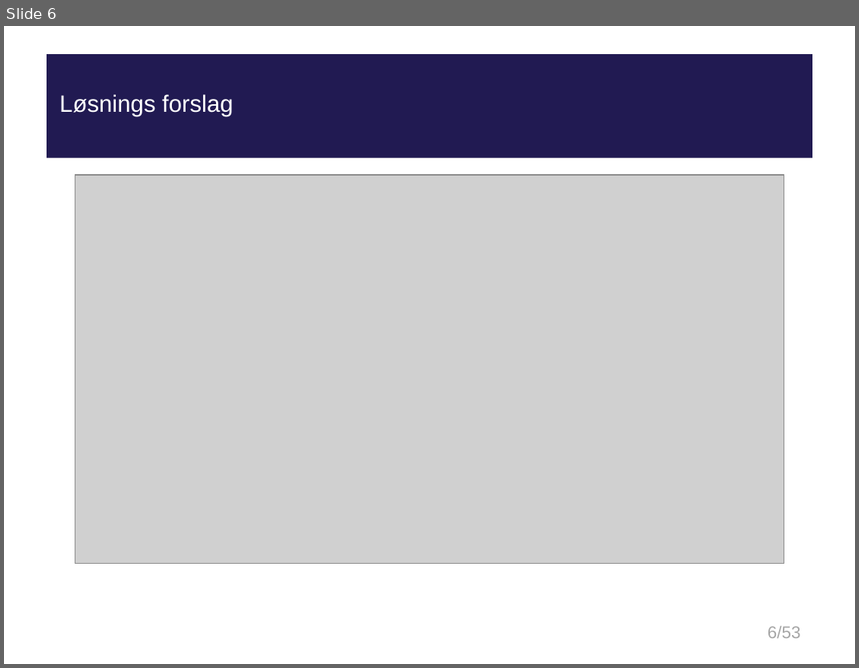
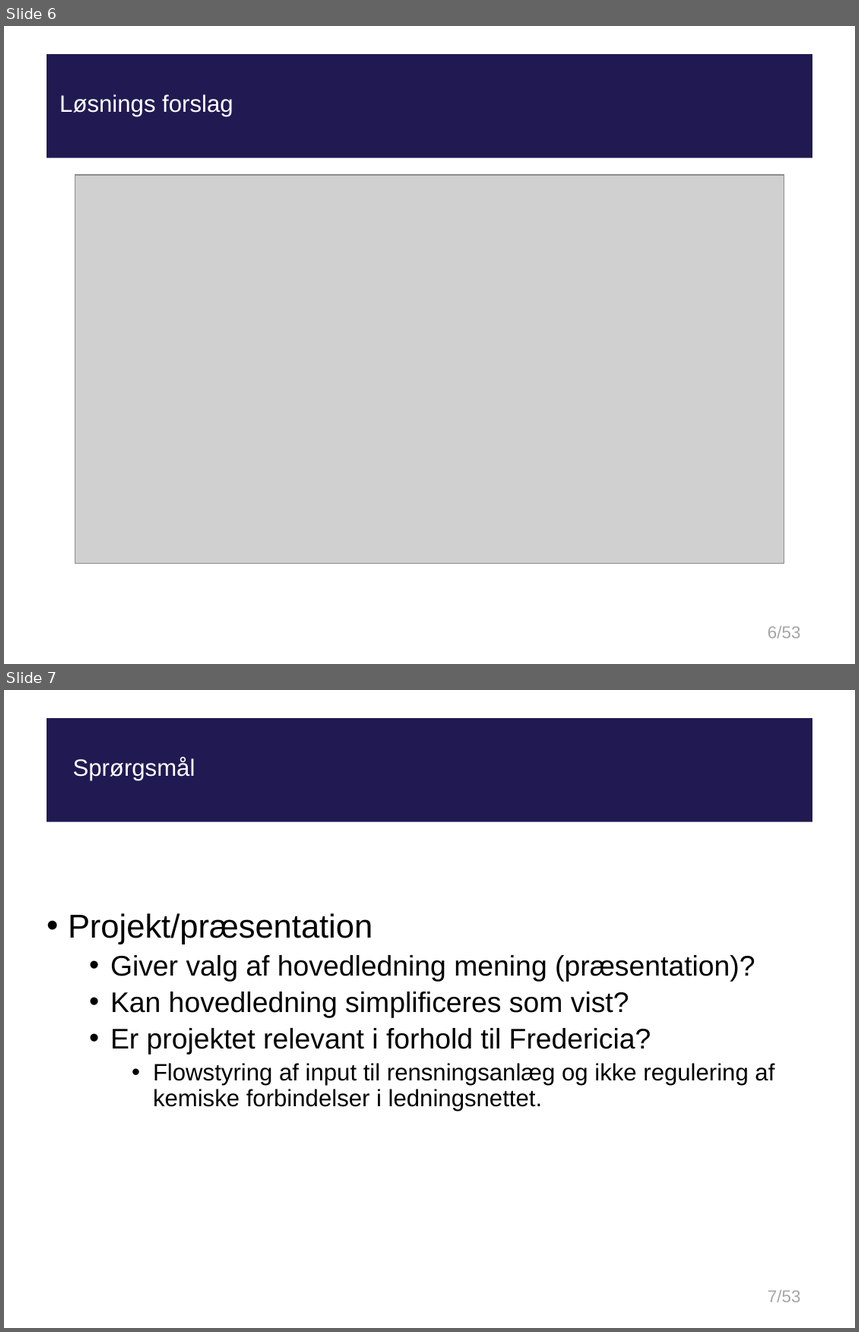
Before and after one commit to tpilga12/P10, a slide deck: Fredericia/presentation/presentation.pptx. Shown one above the other, each under a label of ours: slide 6 before the commit, slides 6 and 7 after it. The pictures are 859x668 and 859x1332 pixels, drawn with LibreOffice and Linux fonts; fonts in the diff are those of the drawing; grey boxes stand for pictures; background and template pictures are left out. Boxes give left, top, right and bottom in pixels: in the first picture for what was removed or moved away, otherwise in the second. Text is boxed around its words. In the diff, an @@ line names an element or a change of style, - is before the commit and + after.

```diff
--- a/Fredericia/presentation/presentation.pptx
+++ b/Fredericia/presentation/presentation.pptx
@@ slide 7 added at bbox=[4, 690, 855, 1328], background #FFFFFF; not listed: 2 template elements that a slide beside it also shows @@
@@ title added at bbox=[73, 758, 196, 781], 20 pt, text #FFFFFF @@
+Sprørgsmål
@@ subtitle added at bbox=[68, 913, 775, 1111], 24 pt, text #000000 @@
+• Projekt/præsentation
+  • Giver valg af hovedledning mening (præsentation)?
+  • Kan hovedledning simplificeres som vist?
+  • Er projektet relevant i forhold til Fredericia?
+    • Flowstyring af input til rensningsanlæg og ikke regulering af kemiske forbindelser i ledningsnettet.
```
Also in this commit, not shown: 2 slides changed, 2 other slides added.
